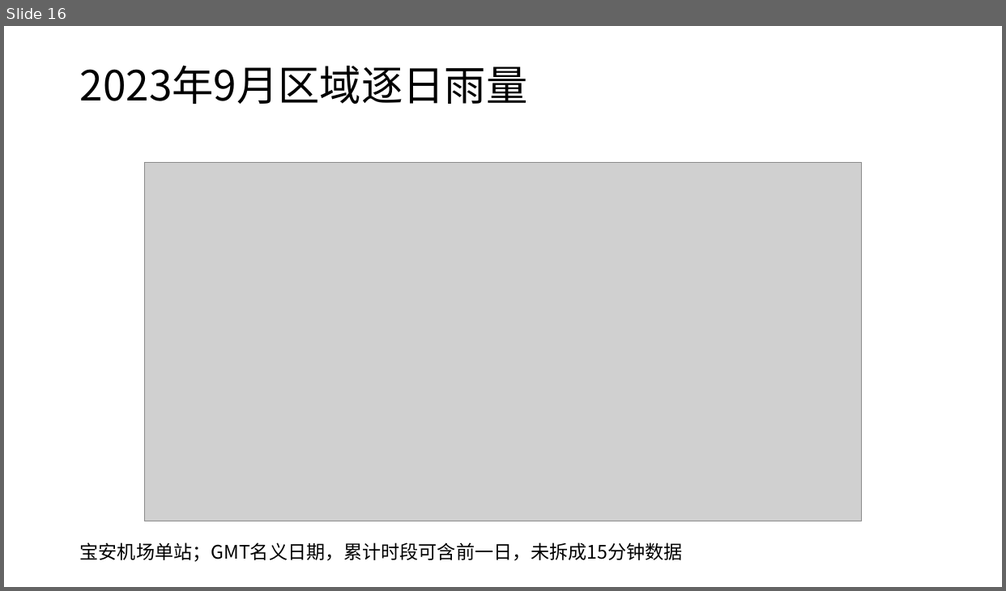
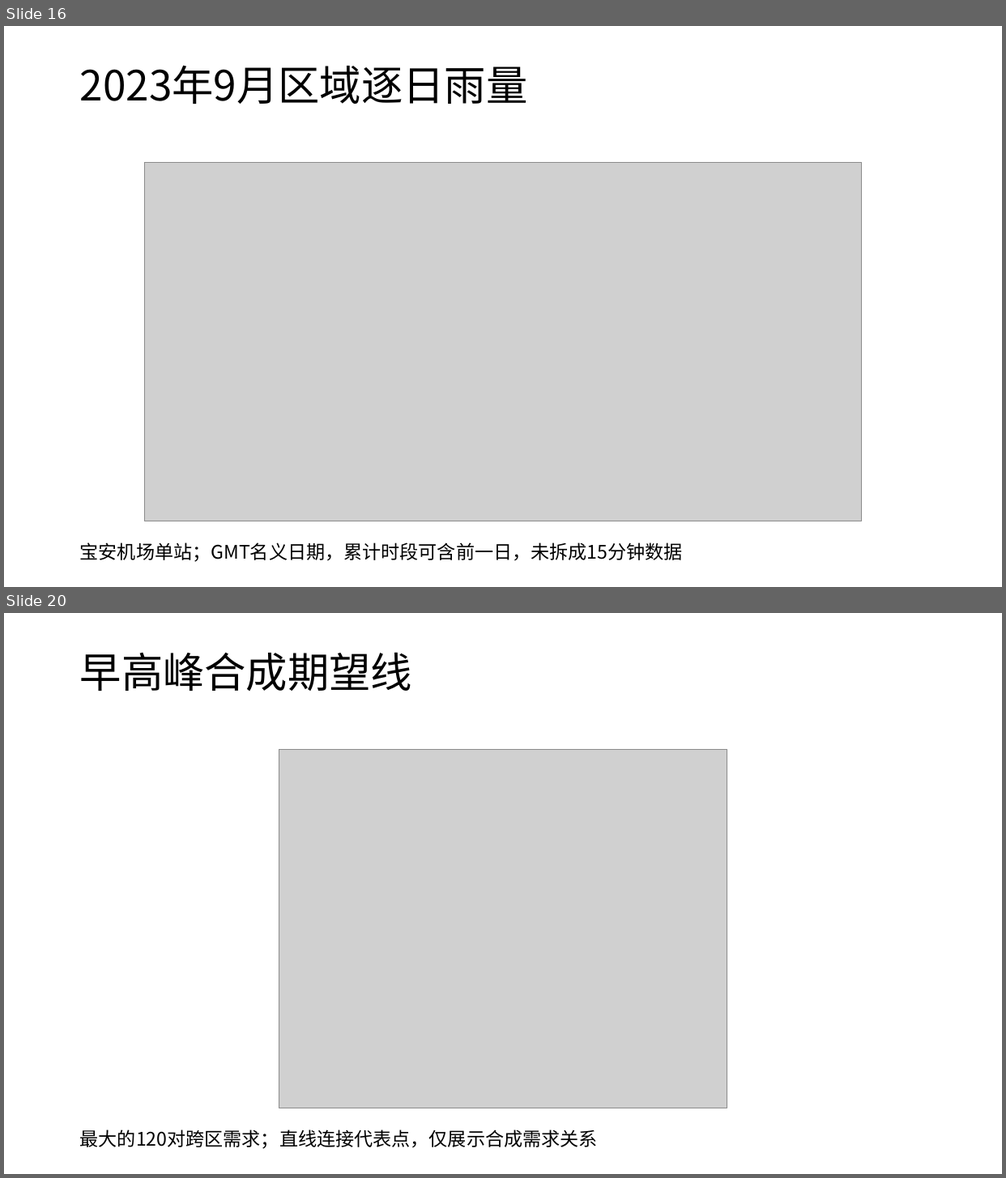
Before and after one commit to zhzhzh666/jiaotong, a slide deck: docs/deliverables/开题与阶段进展汇报.pptx. Shown one above the other, each under a label of ours: slide 16 before the commit, slides 16 and 20 after it; the slides between them are not shown. The pictures are 1006x591 and 1006x1178 pixels, drawn with LibreOffice and Linux fonts; fonts in the diff are those of the drawing; grey boxes stand for pictures. Boxes give left, top, right and bottom in pixels: in the first picture for what was removed or moved away, otherwise in the second. Text is boxed around its words. In the diff, an @@ line names an element or a change of style, - is before the commit and + after.

Commit message:
Accept Phase 03 replay and synchronize Word PPT and runtime figures

```diff
--- a/docs/deliverables/开题与阶段进展汇报.pptx
+++ b/docs/deliverables/开题与阶段进展汇报.pptx
@@ slide 20 added at [4, 613, 1002, 1174], background #FFFFFF @@
@@ text added at [80, 652, 412, 691], 40 pt, text #000000 @@
+早高峰合成期望线
@@ picture added at [279, 749, 727, 1108] @@
@@ text added at [80, 1130, 598, 1149], 18 pt, text #000000 @@
+最大的120对跨区需求；直线连接代表点，仅展示合成需求关系
```
Also in this commit, not shown: 3 slides changed, 5 other slides added, 28 other files.
